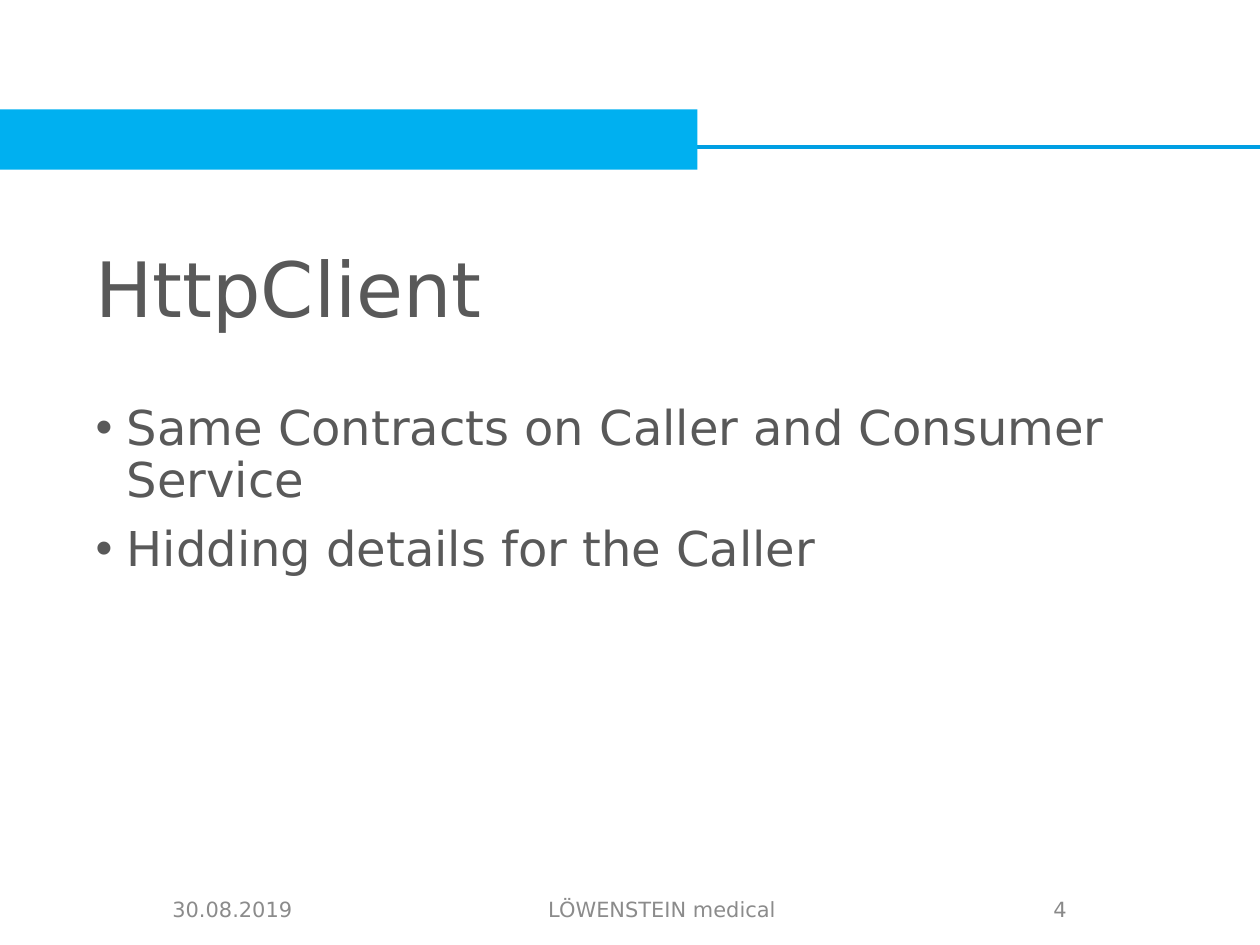
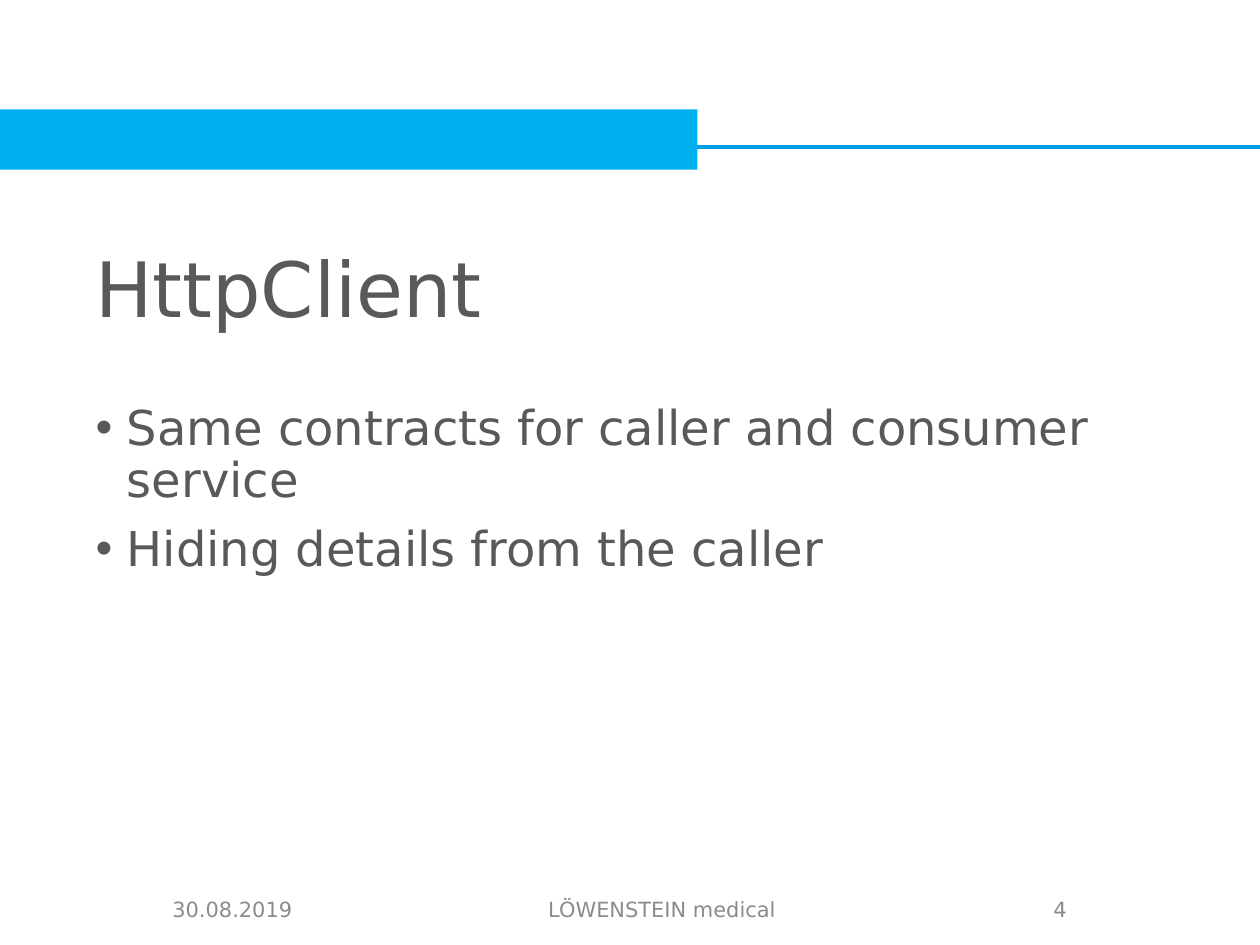
Before and after one commit to BenBorn/Gorod, a slide deck: slide 4 of Presentation.pptx. Drawn at 1260x945 pixels with LibreOffice and Linux fonts; fonts in the diff are those of the drawing; background and template pictures are left out. Boxes give left, top, right and bottom in pixels: in the first picture for what was removed or moved away, otherwise in the second. Text is boxed around its words. In the diff, an @@ line names an element or a change of style, - is before the commit and + after.

```diff
--- a/Presentation.pptx
+++ b/Presentation.pptx
@@ text at box(127, 408, 1088, 576): text changed @@
-• Same Contracts on Caller and Consumer Service
-• Hidding details for the Caller
+• Same contracts for caller and consumer service
+• Hiding details from the caller
```
Also in this commit, not shown: 1 other slide changed, 3 slides added, 1 other file.
